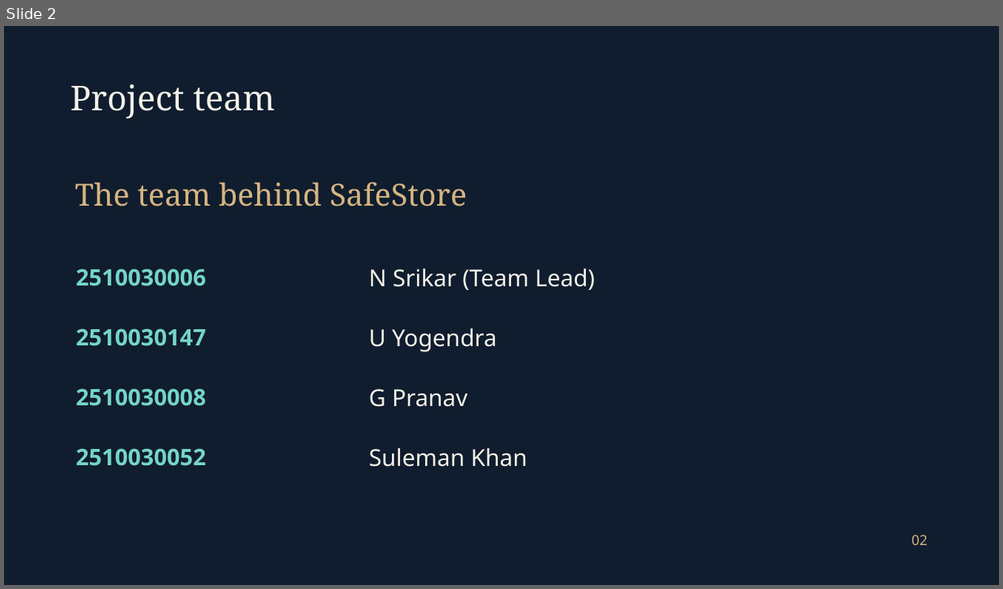
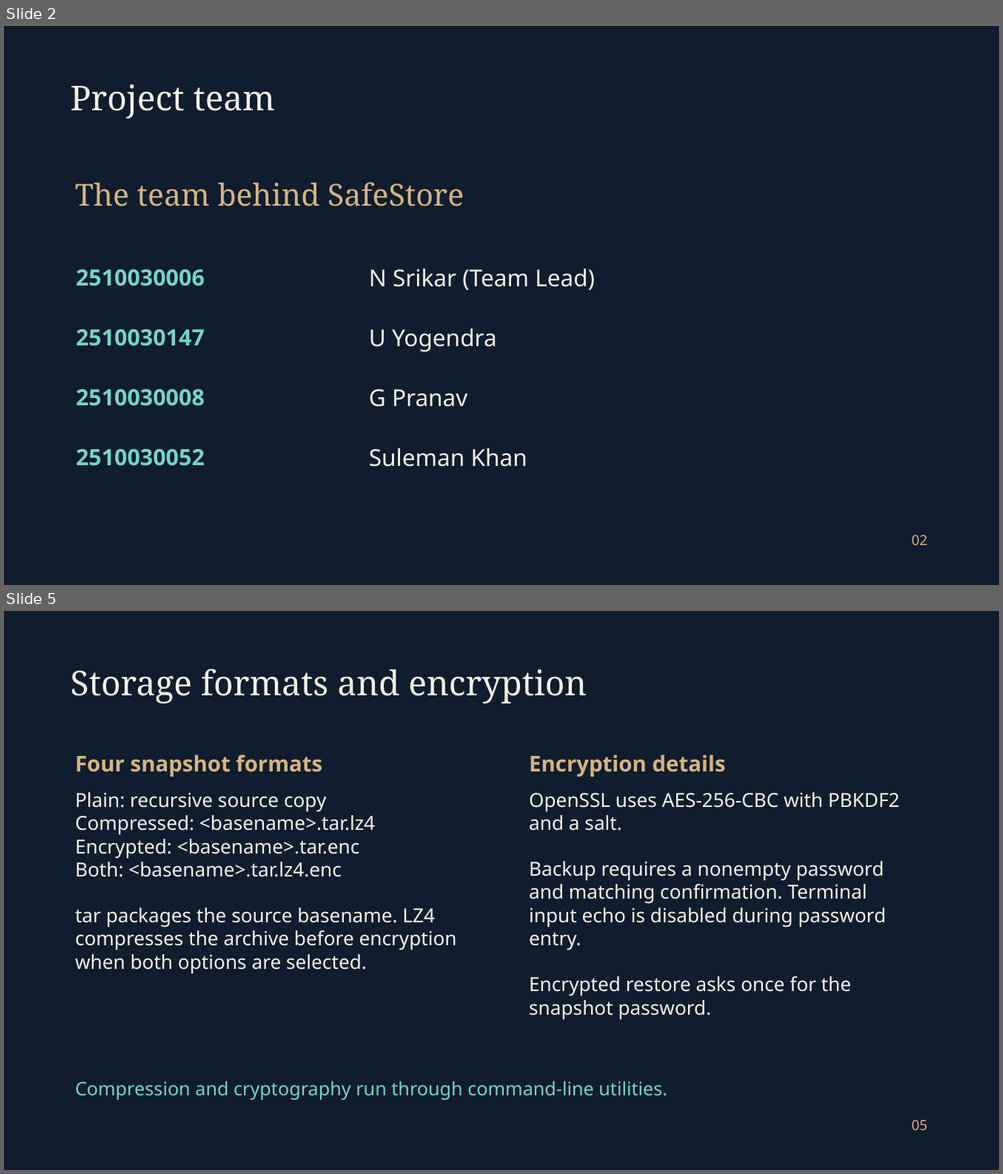
Before and after one commit to srikar0006/safestore, a slide deck: Presentations/SafeStore_Final.pptx. Shown one above the other, each under a label of ours: slide 2 before the commit, slides 2 and 5 after it; the slides between them are not shown. The pictures are 1003x589 and 1003x1174 pixels, drawn with LibreOffice and Linux fonts; fonts in the diff are those of the drawing; background and template pictures are left out. Boxes give left, top, right and bottom in pixels: in the first picture for what was removed or moved away, otherwise in the second. Text is boxed around its words. In the diff, an @@ line names an element or a change of style, - is before the commit and + after.

```diff
--- a/Presentations/SafeStore_Final.pptx
+++ b/Presentations/SafeStore_Final.pptx
@@ slide 5 added at <box>4,611,999,1170</box>, background picture (left out) @@
@@ text added at <box>71,669,586,703</box>, 33 pt, text #F5F1E8 @@
+Storage formats and encryption
@@ text added at <box>75,755,322,777</box>, 21 pt, text #D6B481, bold @@
+Four snapshot formats
@@ text added at <box>529,755,726,777</box>, 21 pt, text #D6B481, bold @@
+Encryption details
@@ text added at <box>75,792,457,974</box>, 18.8 pt, text #F5F1E8 @@
+Plain: recursive source copy
+Compressed: <basename>.tar.lz4
+Encrypted: <basename>.tar.enc
+Both: <basename>.tar.lz4.enc
+tar packages the source basename. LZ4 compresses the archive before encryption when both options are selected.
@@ text added at <box>529,792,899,1020</box>, 18.8 pt, text #F5F1E8 @@
+OpenSSL uses AES-256-CBC with PBKDF2 and a salt.
+Backup requires a nonempty password and matching confirmation. Terminal input echo is disabled during password entry.
+Encrypted restore asks once for the snapshot password.
@@ text added at <box>75,1082,667,1100</box>, 18 pt, text #75D4CA @@
+Compression and cryptography run through command-line utilities.
@@ text added at <box>911,1120,928,1130</box>, 13.5 pt, text #D6B481 @@
+05
@@ slide 2 changed as well @@
@@ text "The team behind SafeStore" at <box>75,182,464,207</box>: size 29.5 to 29.2 pt @@
@@ size 22 to 21.8 pt in 4 elements at <box>76,269,205,286</box>, <box>76,329,205,346</box>, <box>76,389,205,406</box>, <box>76,449,205,466</box> @@
```
Also in this commit, not shown: 5 other slides changed, 2 other slides added, 13 slides removed.
